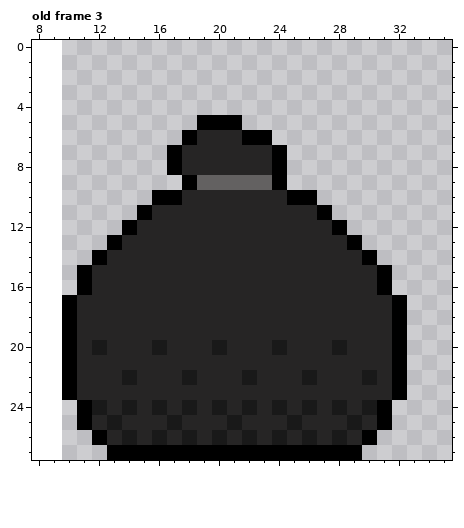
Pixel-art file: sprites/env/trash.ase. Above is the file before it was changed.
33x28 pixels, 3 frames. Colours within 5 levels of each other are drawn and written as one. Shown: old frame 3: x 8..35, y 0..27. The old version is drawn lined up with the new one, on the new canvas. The commit also changed other frames, which this record leaves out.
And afterwards:
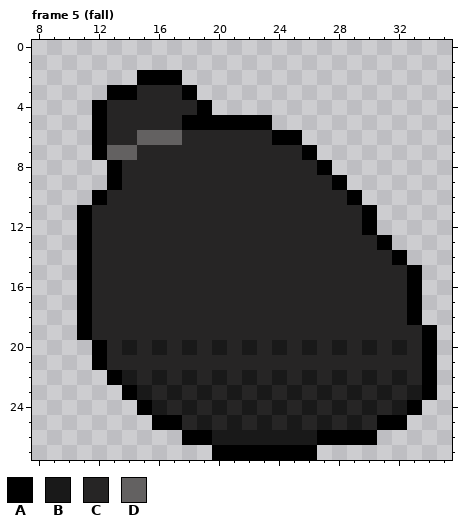
Palette (. is transparent): A #000000  B #191919  C #262525  D #636161
A new or re-ordered frame is compared with the old frame closest to it.
Difference:
canvas 33x28 -> 43x28, the old top-left corner now at 10,0
frames 3 -> 9
--- frame 5 (fall) is new; against old frame 3
@@ x 8..35 @@
  1 ............................
- 2 ............................
- 3 ............................
- 4 ............................
- 5 ...........AAA..............
- 6 ..........ACCCAA............
- 7 .........ACCCCCCA...........
- 8 .........ACCCCCCA...........
- 9 ..........ADDDDDA...........
-10 ........AACCCCCCCAA.........
-11 .......ACCCCCCCCCCCA........
-12 ......ACCCCCCCCCCCCCA.......
-13 .....ACCCCCCCCCCCCCCCA......
-14 ....ACCCCCCCCCCCCCCCCCA.....
-15 ...ACCCCCCCCCCCCCCCCCCCA....
-16 ...ACCCCCCCCCCCCCCCCCCCA....
-17 ..ACCCCCCCCCCCCCCCCCCCCCA...
-18 ..ACCCCCCCCCCCCCCCCCCCCCA...
-19 ..ACCCCCCCCCCCCCCCCCCCCCA...
-20 ..ACBCCCBCCCBCCCBCCCBCCCA...
-21 ..ACCCCCCCCCCCCCCCCCCCCCA...
-22 ..ACCCBCCCBCCCBCCCBCCCBCA...
-23 ..ACCCCCCCCCCCCCCCCCCCCCA...
-24 ...ABCBCBCBCBCBCBCBCBCBA....
-25 ...ACBCCCBCCCBCCCBCCCBCA....
-26 ....ACBCBCBCBCBCBCBCBCA.....
-27 .....AAAAAAAAAAAAAAAAA......
+ 2 .......AAA..................
+ 3 .....AACCCA.................
+ 4 ....ACCCCCCA................
+ 5 ....ACCCCCAAAAAA............
+ 6 ....ACCDDDCCCCCCAA..........
+ 7 ....ADDCCCCCCCCCCCA.........
+ 8 .....ACCCCCCCCCCCCCA........
+ 9 .....ACCCCCCCCCCCCCCA.......
+10 ....ACCCCCCCCCCCCCCCCA......
+11 ...ACCCCCCCCCCCCCCCCCCA.....
+12 ...ACCCCCCCCCCCCCCCCCCA.....
+13 ...ACCCCCCCCCCCCCCCCCCCA....
+14 ...ACCCCCCCCCCCCCCCCCCCCA...
+15 ...ACCCCCCCCCCCCCCCCCCCCCA..
+16 ...ACCCCCCCCCCCCCCCCCCCCCA..
+17 ...ACCCCCCCCCCCCCCCCCCCCCA..
+18 ...ACCCCCCCCCCCCCCCCCCCCCA..
+19 ...ACCCCCCCCCCCCCCCCCCCCCCA.
+20 ....ACBCBCBCBCBCBCBCBCBCBCA.
+21 ....ACCCCCCCCCCCCCCCCCCCCCA.
+22 .....ABCBCBCBCBCBCBCBCBCBCA.
+23 ......ABCBCBCBCBCBCBCBCBCBA.
+24 .......ABCBCBCBCBCBCBCBCBA..
+25 ........AACBCBCBCBCBCBCAA...
+26 ..........AABBBBBBBAAAA.....
+27 ............AAAAAAA.........
Changed places in both pictures, as pixel boxes (x1, y1, x2, y2):
changed: (62, 70, 437, 460)
